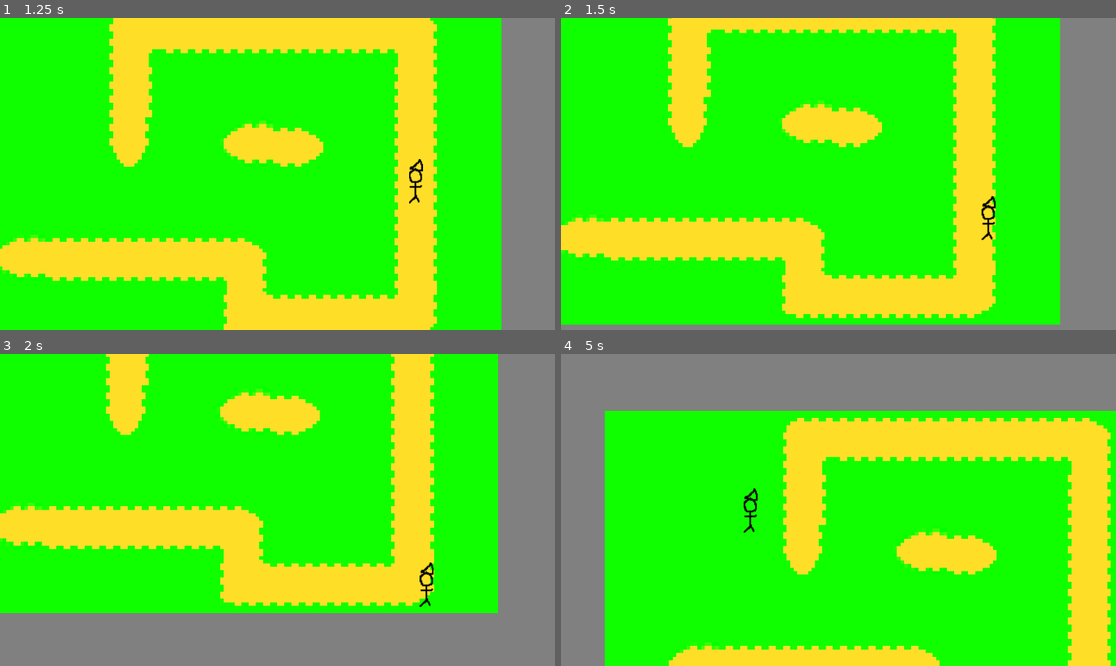
Above: before the commit, frames 1-4 (two rows, left to right).
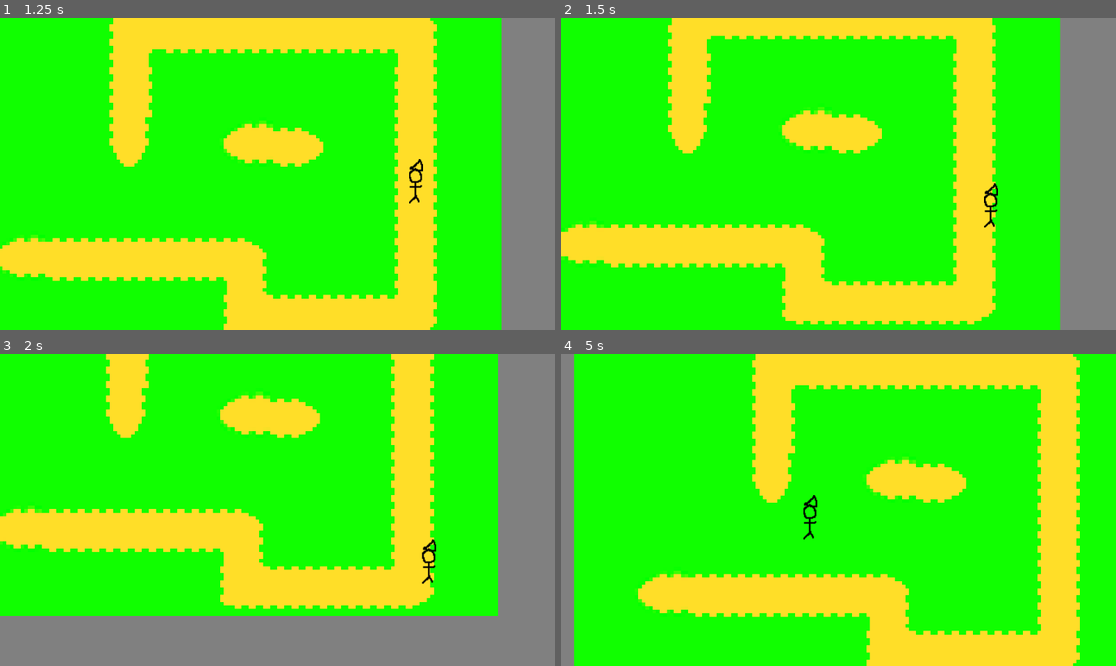
Above: after the commit, the same moments.

Repository: Moon613/Potions-Please
Game: Godot game, scene res://overworld.tscn
Two runs of this game, one before a commit and one after it. Both use one fixed random seed, a clock stepped at 60 frames per second and the inputs below. The project has no main scene, so this scene is started directly.
Inputs (mouse positions are in pixels of both pictures, inside the frame that each line leads up to):
- Up to frame 1 (1.25 s): tap Enter at 0.5 s; move the mouse to (399, 158) at 0.52 s; hold Right (ui_right) from 0.53 s (still down); hold Ctrl from 0.53 s (still down); click (399, 158) at 0.67 s
- Up to frame 2 (1.5 s): move the mouse to (727, 189) at 1.27 s; release Right (ui_right) at 1.28 s; release Ctrl at 1.28 s; hold Down (ui_down) from 1.28 s (still down); tap Ctrl at 1.35 s; click (727, 189) at 1.42 s
- Up to frame 3 (2 s): keep holding Down (ui_down)
- Up to frame 4 (5 s): move the mouse to (894, 441) at 2.02 s; release Down (ui_down) at 2.03 s; hold Right (ui_right) 2.03-2.78 s; hold Ctrl 2.03-2.78 s; click (894, 441) at 2.17 s; move the mouse to (810, 572) at 2.77 s; hold Up (ui_up) 2.78-3.53 s; tap Ctrl at 2.85, 4.35 s; click (810, 572) at 2.92 s; move the mouse to (1005, 556) at 3.52 s; hold Ctrl 3.53-4.28 s; hold Left (ui_left) from 3.53 s (still down); click (1005, 556) at 3.67 s; move the mouse to (672, 463) at 4.27 s; click (672, 463) at 4.42 s

Frame 1 is identical in both runs. In frame 2, 9.1% of the frame differs, in the area x 0-90%, y 0-100%; in frame 3, 4.0%; in frame 4, 55%, in the area x 2-100%, y 0-100%.

Commit message:
Potion Spoon

Diff:
--- /dev/null
+++ b/src/Spoon.gd
@@ -0,0 +1,16 @@
+extends Area2D
+
+
+# Called when the node enters the scene tree for the first time.
+func _ready():
+	pass # Replace with function body.
+
+
+# Called every frame. 'delta' is the elapsed time since the previous frame.
+func _process(delta):
+	pass
+
+func _input_event(viewport, event, shape_idx):
+	if event is InputEventMouseButton:
+		print("Hello World");
+	pass
--- a/src/player.gd
+++ b/src/player.gd
@@ -1,21 +1,22 @@
 extends CharacterBody2D;
 
 
-const SPEED = 80.0;
+const SPEED = 40.0;
 
 
 func _physics_process(delta):
 
 	# Get the input direction and handle the movement/deceleration.
 	# As good practice, you should replace UI actions with custom gameplay actions.
+	var sprinting = 2 if Input.is_key_pressed(KEY_CTRL) else 1;
 	var vertDir = Input.get_axis("ui_left", "ui_right");
 	var horDir = Input.get_axis("ui_up", "ui_down");
 	if vertDir:
-		velocity.x = vertDir * SPEED;
+		velocity.x = vertDir * SPEED * sprinting;
 	else:
 		velocity.x = move_toward(velocity.x, 0, SPEED);
 	if horDir:
-		velocity.y = horDir * SPEED;
+		velocity.y = horDir * SPEED * sprinting;
 	else:
 		velocity.y = move_toward(velocity.y, 0, SPEED);
 
--- a/src/potion_brewing.tscn
+++ b/src/potion_brewing.tscn
@@ -5,6 +5,12 @@
 [ext_resource type="Texture2D" uid="uid://bxjs7vx1m3soe" path="res://Textures/Shelf.png" id="3_b05j4"]
 [ext_resource type="Texture2D" uid="uid://br8f8aoq4e8oi" path="res://Textures/Cauldron_Inside.png" id="3_so1hj"]
 [ext_resource type="Texture2D" uid="uid://b8ok6dlccu2ab" path="res://Textures/Potion.png" id="4_5dfir"]
+[ext_resource type="Script" uid="uid://cy24hpu12mau6" path="res://Spoon.gd" id="6_xks6y"]
+[ext_resource type="Texture2D" uid="uid://dy2m2ayd1ulkh" path="res://Textures/Spoon.png" id="7_3ii5e"]
+
+[sub_resource type="CapsuleShape2D" id="CapsuleShape2D_g2f47"]
+radius = 6.462035
+height = 56.86591
 
 [node name="Potion Brewing" type="Node2D" unique_id=965922724]
 
@@ -33,3 +39,17 @@
 position = Vector2(0, 219)
 scale = Vector2(4.312081, 4.3120804)
 texture = ExtResource("2_sgo1m")
+
+[node name="Area2D" type="Area2D" parent="." unique_id=1306469700]
+position = Vector2(505, 112)
+script = ExtResource("6_xks6y")
+
+[node name="Sprite2D" type="Sprite2D" parent="Area2D" unique_id=736801461]
+position = Vector2(-1.4305115e-05, 112.00001)
+scale = Vector2(1.9199997, 1.9733334)
+texture = ExtResource("7_3ii5e")
+
+[node name="CollisionShape2D" type="CollisionShape2D" parent="Area2D" unique_id=1071572395]
+position = Vector2(4.673004e-05, 7.6293945e-06)
+scale = Vector2(6.19, 6.19)
+shape = SubResource("CapsuleShape2D_g2f47")
--- a/src/project.godot
+++ b/src/project.godot
@@ -14,6 +14,41 @@
 config/features=PackedStringArray("4.6", "Forward Plus")
 config/icon="res://icon.svg"
 
+[input]
+
+ui_left={
+"deadzone": 0.5,
+"events": [Object(InputEventKey,"resource_local_to_scene":false,"resource_name":"","device":0,"window_id":0,"alt_pressed":false,"shift_pressed":false,"ctrl_pressed":false,"meta_pressed":false,"pressed":false,"keycode":4194319,"physical_keycode":0,"key_label":0,"unicode":0,"location":0,"echo":false,"script":null)
+, Object(InputEventJoypadButton,"resource_local_to_scene":false,"resource_name":"","device":-1,"button_index":13,"pressure":0.0,"pressed":false,"script":null)
+, Object(InputEventJoypadMotion,"resource_local_to_scene":false,"resource_name":"","device":-1,"axis":0,"axis_value":-1.0,"script":null)
+, Object(InputEventKey,"resource_local_to_scene":false,"resource_name":"","device":-1,"window_id":0,"alt_pressed":false,"shift_pressed":false,"ctrl_pressed":false,"meta_pressed":false,"pressed":false,"keycode":0,"physical_keycode":65,"key_label":0,"unicode":97,"location":0,"echo":false,"script":null)
+]
+}
+ui_right={
+"deadzone": 0.5,
+"events": [Object(InputEventKey,"resource_local_to_scene":false,"resource_name":"","device":0,"window_id":0,"alt_pressed":false,"shift_pressed":false,"ctrl_pressed":false,"meta_pressed":false,"pressed":false,"keycode":4194321,"physical_keycode":0,"key_label":0,"unicode":0,"location":0,"echo":false,"script":null)
+, Object(InputEventJoypadButton,"resource_local_to_scene":false,"resource_name":"","device":-1,"button_index":14,"pressure":0.0,"pressed":false,"script":null)
+, Object(InputEventJoypadMotion,"resource_local_to_scene":false,"resource_name":"","device":-1,"axis":0,"axis_value":1.0,"script":null)
+, Object(InputEventKey,"resource_local_to_scene":false,"resource_name":"","device":-1,"window_id":0,"alt_pressed":false,"shift_pressed":false,"ctrl_pressed":false,"meta_pressed":false,"pressed":false,"keycode":0,"physical_keycode":68,"key_label":0,"unicode":100,"location":0,"echo":false,"script":null)
+]
+}
+ui_up={
+"deadzone": 0.5,
+"events": [Object(InputEventKey,"resource_local_to_scene":false,"resource_name":"","device":0,"window_id":0,"alt_pressed":false,"shift_pressed":false,"ctrl_pressed":false,"meta_pressed":false,"pressed":false,"keycode":4194320,"physical_keycode":0,"key_label":0,"unicode":0,"location":0,"echo":false,"script":null)
+, Object(InputEventJoypadButton,"resource_local_to_scene":false,"resource_name":"","device":-1,"button_index":11,"pressure":0.0,"pressed":false,"script":null)
+, Object(InputEventJoypadMotion,"resource_local_to_scene":false,"resource_name":"","device":-1,"axis":1,"axis_value":-1.0,"script":null)
+, Object(InputEventKey,"resource_local_to_scene":false,"resource_name":"","device":-1,"window_id":0,"alt_pressed":false,"shift_pressed":false,"ctrl_pressed":false,"meta_pressed":false,"pressed":false,"keycode":0,"physical_keycode":87,"key_label":0,"unicode":119,"location":0,"echo":false,"script":null)
+]
+}
+ui_down={
+"deadzone": 0.5,
+"events": [Object(InputEventKey,"resource_local_to_scene":false,"resource_name":"","device":0,"window_id":0,"alt_pressed":false,"shift_pressed":false,"ctrl_pressed":false,"meta_pressed":false,"pressed":false,"keycode":4194322,"physical_keycode":0,"key_label":0,"unicode":0,"location":0,"echo":false,"script":null)
+, Object(InputEventJoypadButton,"resource_local_to_scene":false,"resource_name":"","device":-1,"button_index":12,"pressure":0.0,"pressed":false,"script":null)
+, Object(InputEventJoypadMotion,"resource_local_to_scene":false,"resource_name":"","device":-1,"axis":1,"axis_value":1.0,"script":null)
+, Object(InputEventKey,"resource_local_to_scene":false,"resource_name":"","device":-1,"window_id":0,"alt_pressed":false,"shift_pressed":false,"ctrl_pressed":false,"meta_pressed":false,"pressed":false,"keycode":0,"physical_keycode":83,"key_label":0,"unicode":115,"location":0,"echo":false,"script":null)
+]
+}
+
 [physics]
 
 3d/physics_engine="Jolt Physics"
Not shown, added: src/Spoon.gd.uid
Binary file added: src/Textures/Spoon.png
Not shown, added: src/Textures/Spoon.png.import
